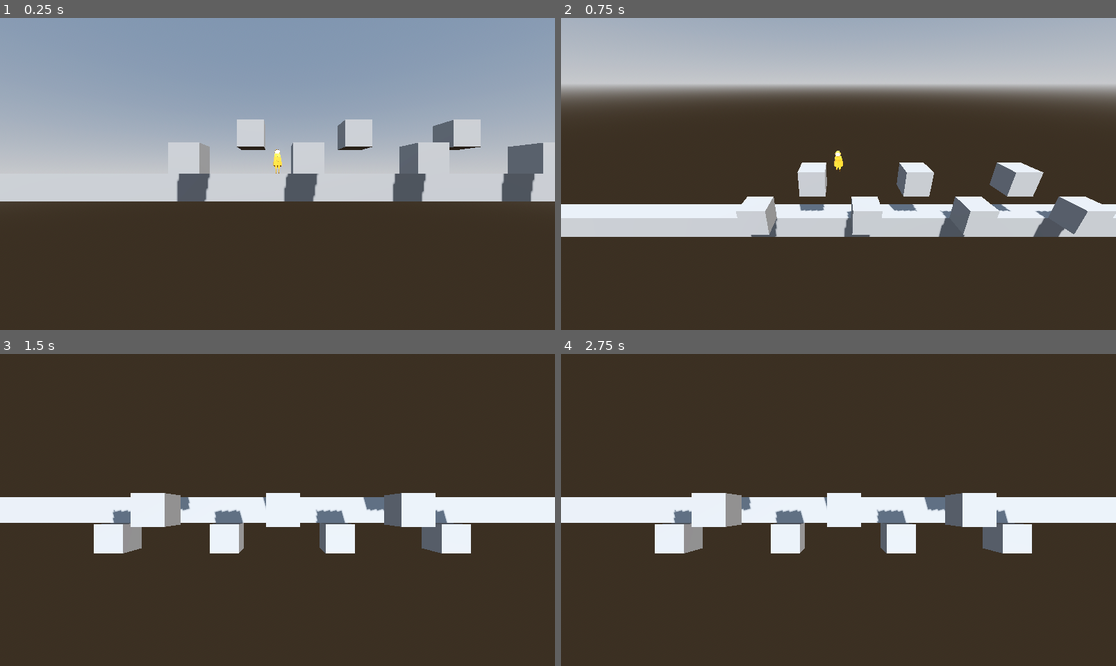
Above: before the commit, frames 1-4 (two rows, left to right).
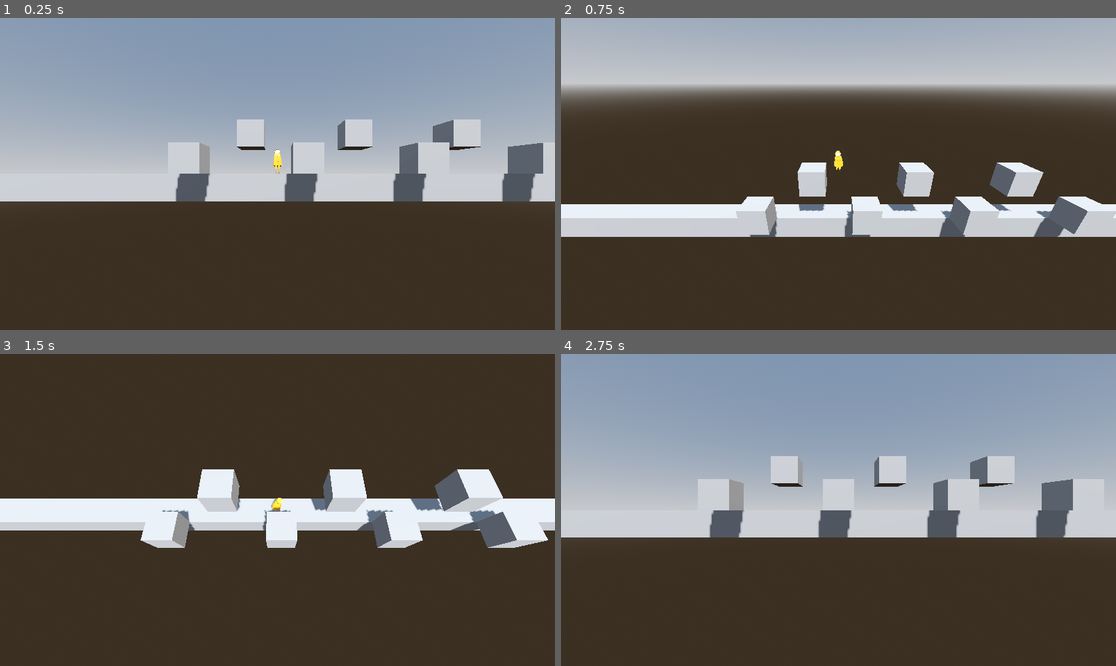
Above: after the commit, the same moments.

Repository: Raftatul/game-jam-behavior-2025
Game: Godot game, scene res://src/levels/main_map.tscn
Same seed, same stepped clock (60 frames per second), same inputs: the game is played once before the commit and once after it.
Inputs:
- Up to frame 1 (0.25 s): no input
- Up to frame 2 (0.75 s): tap Enter (ui_accept) at 0.5 s; hold Right (ui_right) from 0.53 s (still down); tap E (switch_camera) at 0.6 s
- Up to frame 3 (1.5 s): tap Enter (ui_accept) at 0.77 s; release Right (ui_right) at 1.28 s; hold Left (ui_left) from 1.28 s (still down); tap E (switch_camera) at 1.35 s
- Up to frame 4 (2.75 s): tap Enter (ui_accept) at 1.52 s; release Left (ui_left) at 2.03 s; hold Right (ui_right) from 2.03 s (still down); tap E (switch_camera) at 2.1 s

The runs differ from the first frame. In frame 1, 0.1% of the frame differs, in the area x 31-97%, y 49-59%; in frame 2, 0.1%; in frame 3, 12%; in frame 4, 60%, in the area x 0-100%, y 0-64%.

Commit message:
Fix movement snapping

Diff:
--- a/game-jam-behavior-2025/src/character/character.tscn
+++ b/game-jam-behavior-2025/src/character/character.tscn
@@ -14,7 +14,6 @@
 
 [node name="Character" type="CharacterBody3D"]
 script = ExtResource("1_yny20")
-move_duration = 0.1
 jump_force = 27.0
 gravity_influence = 10.0
 metadata/_custom_type_script = "uid://cfvy05lnoj7uv"
@@ -26,23 +25,23 @@
 [node name="character_v1" parent="." instance=ExtResource("2_1irux")]
 
 [node name="Skeleton3D" parent="character_v1/metarig" index="0"]
-bones/4/position = Vector3(-4.26977e-10, 0.778972, -0.0552)
-bones/5/rotation = Quaternion(-0.0473429, 0.0136873, -0.0315805, 0.998286)
+bones/4/position = Vector3(4.6854e-10, 0.768018, -0.0552)
+bones/5/rotation = Quaternion(-0.0475021, -0.00301587, -0.0125241, 0.998788)
 bones/5/scale = Vector3(1, 1, 1)
-bones/6/rotation = Quaternion(-0.0525212, -0.000485916, -0.019953, 0.99842)
+bones/6/rotation = Quaternion(-0.0525238, -0.000423177, -0.0173768, 0.998468)
 bones/6/scale = Vector3(1, 1, 1)
 bones/7/rotation = Quaternion(0.0018179, -1.18802e-07, 2.17452e-10, 0.999998)
 bones/8/rotation = Quaternion(0.103174, 9.06654e-10, -8.42276e-10, 0.994663)
 bones/9/rotation = Quaternion(-0.0513563, 0.000142839, 0.00517193, 0.998667)
-bones/10/rotation = Quaternion(0.995757, 0.0440232, 0.0222416, -0.0776923)
-bones/11/rotation = Quaternion(-0.0463779, 0.00717526, -0.0178547, 0.998739)
-bones/12/rotation = Quaternion(0.158697, -2.68733e-05, -0.0850861, 0.983654)
-bones/13/position = Vector3(0.104635, 0.225462, -0.0341847)
-bones/14/position = Vector3(-0.0984079, 0.216015, 0.0267343)
-bones/16/rotation = Quaternion(0.980686, -0.0163652, 0.0134279, 0.194438)
-bones/17/rotation = Quaternion(0.230282, 0.000504623, -0.035723, 0.972468)
-bones/19/rotation = Quaternion(0.980686, 0.0163651, -0.0134276, 0.194438)
-bones/20/rotation = Quaternion(0.230282, -0.00050462, 0.0357229, 0.972468)
+bones/10/rotation = Quaternion(0.99785, 0.0106047, 0.019468, -0.0616747)
+bones/11/rotation = Quaternion(-0.024294, 0.00834617, 0.0580103, 0.997985)
+bones/12/rotation = Quaternion(0.0427218, 0.0268243, -0.0124713, 0.998649)
+bones/13/position = Vector3(0.100162, 0.246406, -0.0335938)
+bones/14/position = Vector3(-0.102881, 0.236959, 0.0273253)
+bones/16/rotation = Quaternion(0.975713, -0.0202978, 0.0137185, 0.217678)
+bones/17/rotation = Quaternion(0.27828, 0.000497943, -0.0431689, 0.959529)
+bones/19/rotation = Quaternion(0.975713, 0.0202977, -0.0137182, 0.217678)
+bones/20/rotation = Quaternion(0.278281, -0.00049794, 0.0431687, 0.959529)
 
 [node name="Pivot" type="Marker3D" parent="."]
 transform = Transform3D(1, 0, 0, 0, 1, 0, 0, 0, 1, 0, 1, 0)
--- a/game-jam-behavior-2025/src/character/player_character.gd
+++ b/game-jam-behavior-2025/src/character/player_character.gd
@@ -68,5 +68,6 @@
 	velocity = vel
 	root_motion_tween.tween_interval(duration)
 	root_motion_tween.tween_callback(func(): velocity = Vector3.ZERO)
+	root_motion_tween.tween_callback(func(): global_position.x = snappedi(global_position.x, GRID_SIZE))
 
 	orient_character(vel.normalized(), duration)
--- a/game-jam-behavior-2025/src/levels/main_map.tscn
+++ b/game-jam-behavior-2025/src/levels/main_map.tscn
@@ -31,10 +31,11 @@
 size = Vector3(100, 2, 2)
 
 [node name="Character" parent="." instance=ExtResource("1_4uxyq")]
-transform = Transform3D(1, 0, 0, 0, 1, 0, 0, 0, 1, -1, 1.19209e-07, 1)
+transform = Transform3D(1, 0, 0, 0, 1, 0, 0, 0, 1, 0, 0, 1)
 floor_constant_speed = true
 
 [node name="GridMap" type="GridMap" parent="."]
+transform = Transform3D(1, 0, 0, 0, 1, 0, 0, 0, 1, 1, 0, 0)
 mesh_library = ExtResource("3_xbmv0")
 data = {
 "cells": PackedInt32Array(65532, 1, 1245184, 0, 1, 1245184, 4, 1, 1245184, 8, 1, 1245184, 65542, 0, 196608, 65538, 0, 196608, 131070, 0, 196608)
